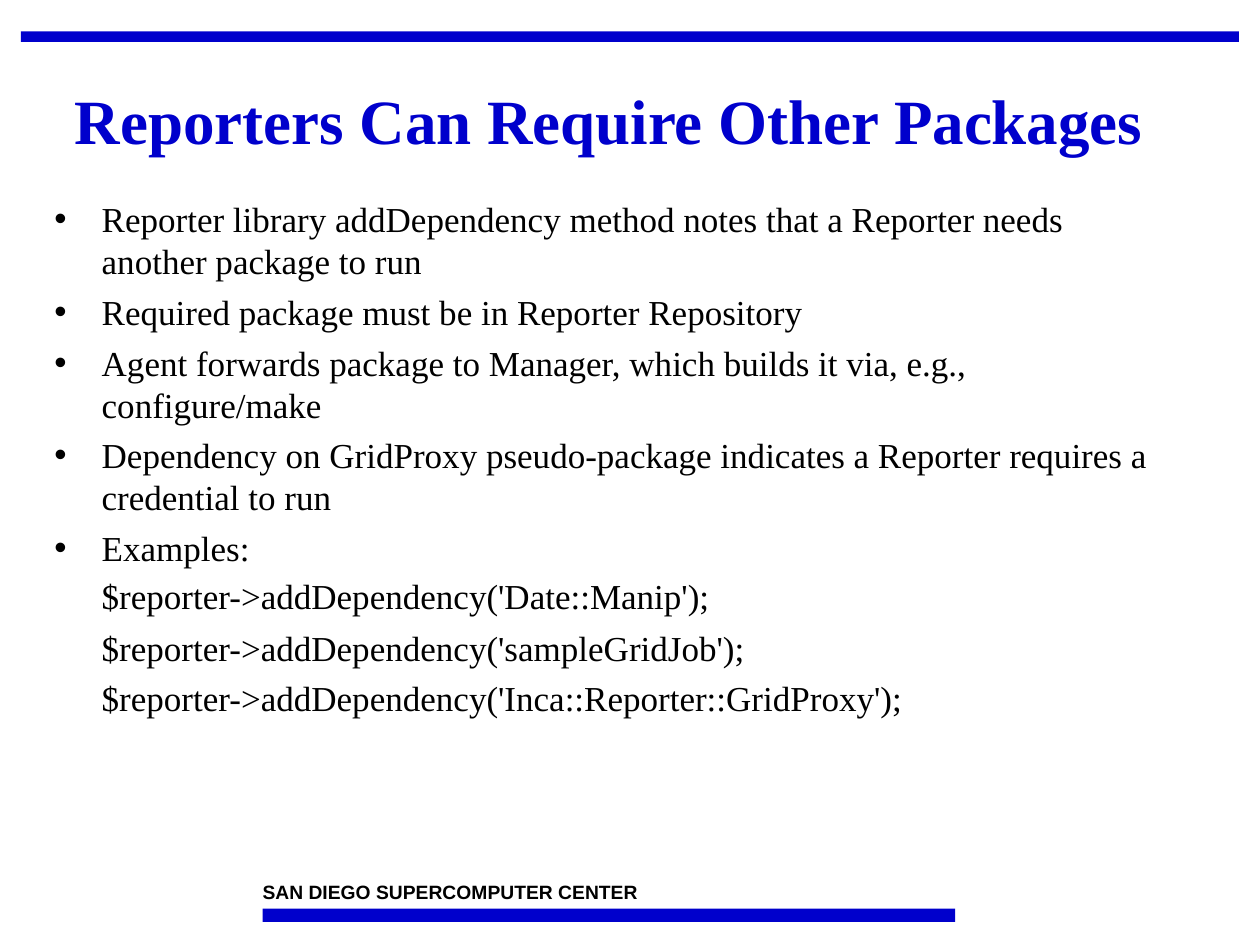
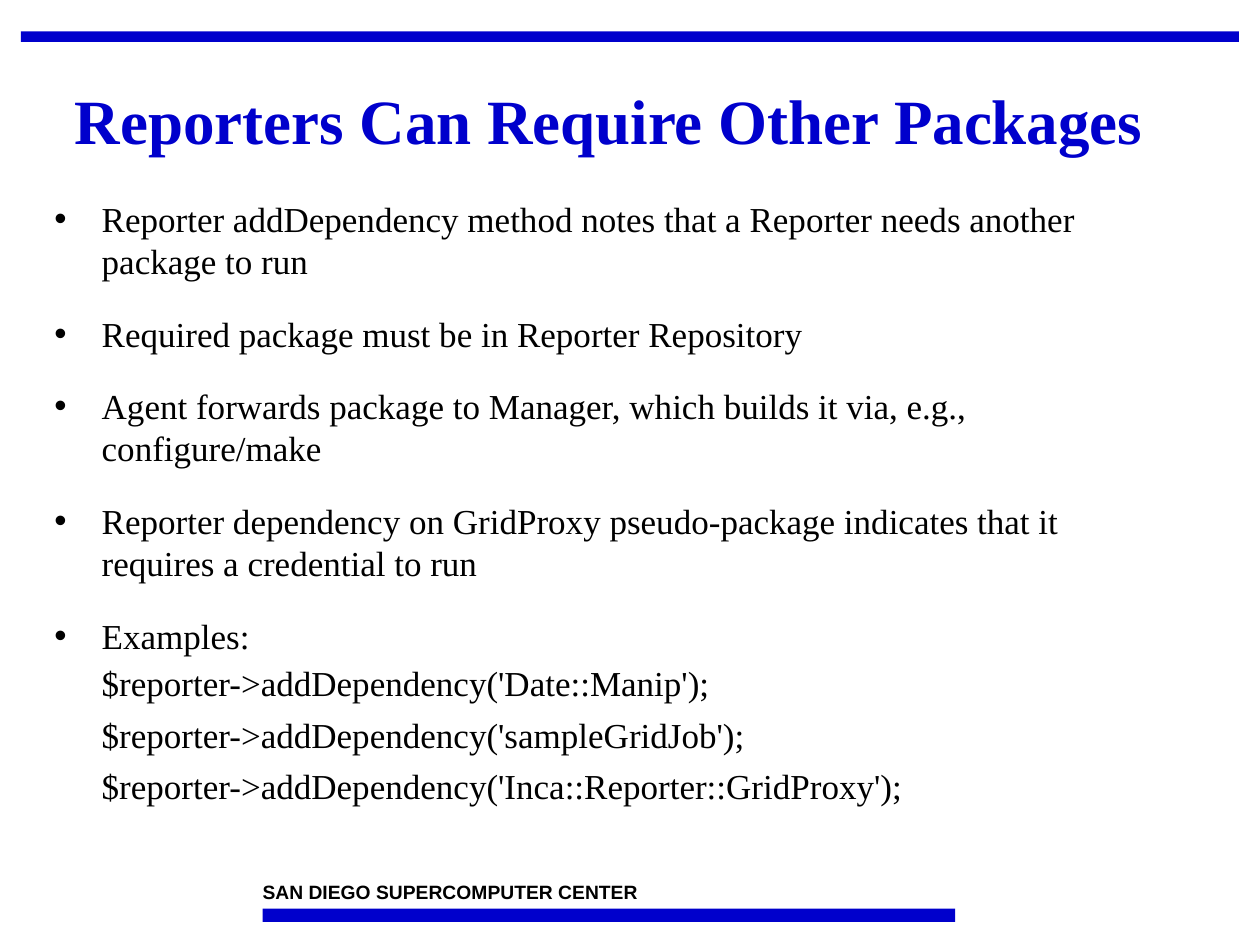
Before and after one commit to IncaProject/inca-xsede, a slide deck: slide 32 of talks/2008workshop/incaReporters.ppt. Drawn at 1260x945 pixels with LibreOffice and Linux fonts; fonts in the diff are those of the drawing; background and template pictures are left out. Boxes give left, top, right and bottom in pixels: in the first picture for what was removed or moved away, otherwise in the second. Text is boxed around its words. In the diff, an @@ line names an element or a change of style, - is before the commit and + after.

Commit message:
Final (?) tweaks.

```diff
--- a/talks/2008workshop/incaReporters.ppt
+++ b/talks/2008workshop/incaReporters.ppt
@@ text at (102, 207, 1074, 281): text changed @@
-• Reporter library addDependency method notes that a Reporter needs another package to run
+• Reporter addDependency method notes that a Reporter needs another package to run
@@ text at (102, 322, 966, 656): more space between paragraphs @@
@@ text at (102, 509, 1057, 583): text changed @@
-• Dependency on GridProxy pseudo-package indicates a Reporter requires a credential to run
+• Reporter dependency on GridProxy pseudo-package indicates that it requires a credential to run
```
Also in this commit, not shown: 17 other slides changed.
